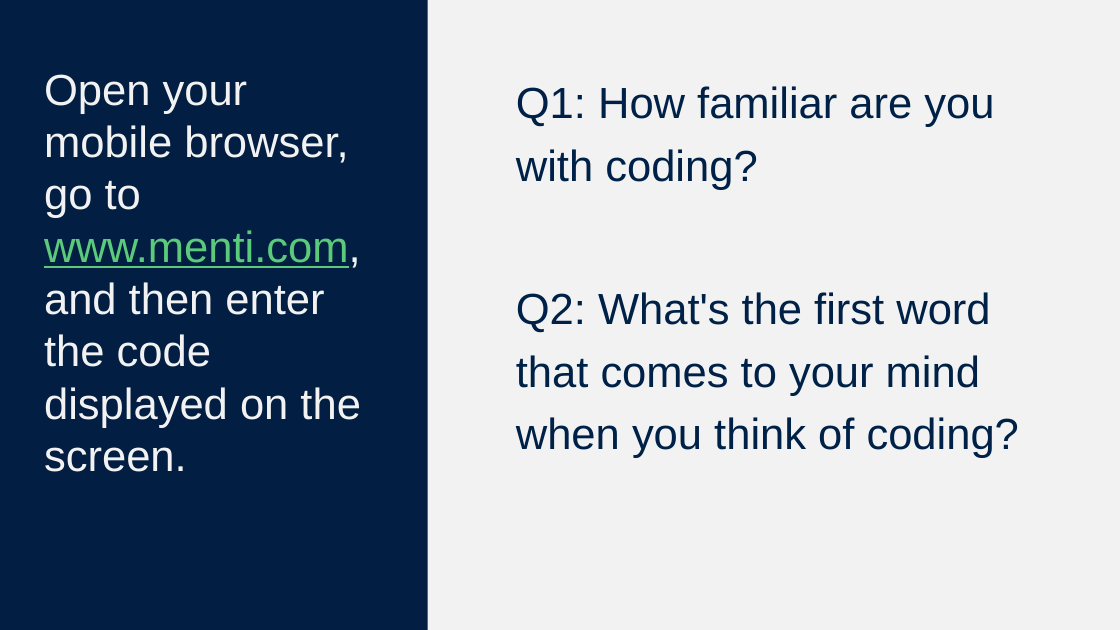
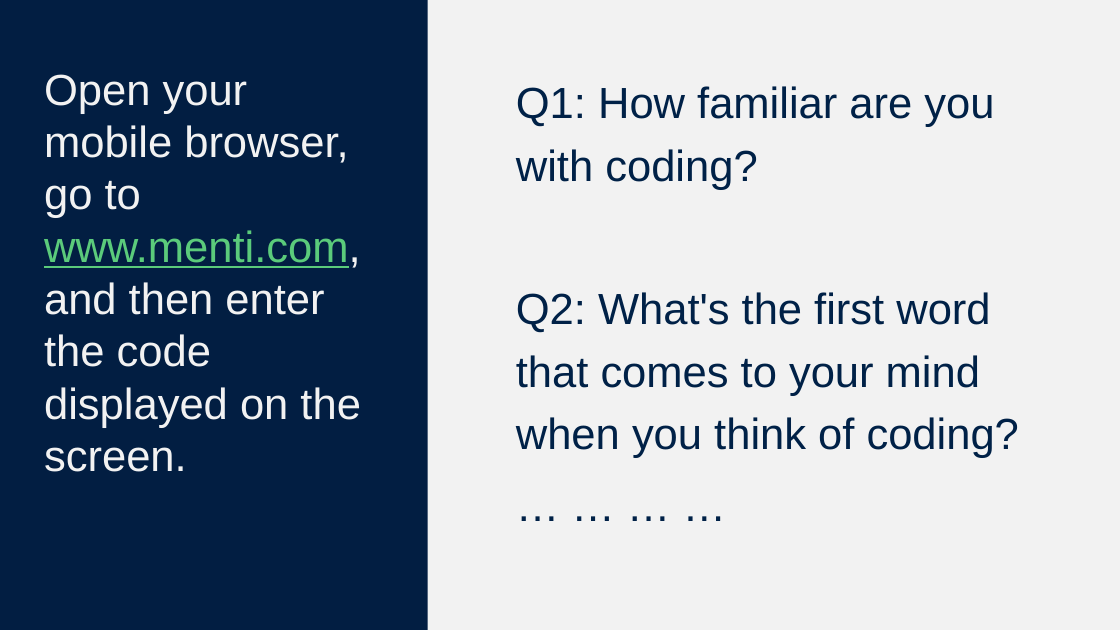
Before and after one commit to ChenZijiSubset/coding_class, a slide deck: slide 2 of Lecture0IntroCS.pptx. Drawn at 1120x630 pixels with LibreOffice and Linux fonts; fonts in the diff are those of the drawing. Boxes give left, top, right and bottom in pixels: in the first picture for what was removed or moved away, otherwise in the second. Text is boxed around its words. In the diff, an @@ line names an element or a change of style, - is before the commit and + after.

```diff
--- a/Lecture0IntroCS.pptx
+++ b/Lecture0IntroCS.pptx
@@ text at <box>516,86,1019,458</box>: paragraph added @@
+… … … …
```
Also in this commit, not shown: 2 other slides changed, 16 slides added, 1 other file.
